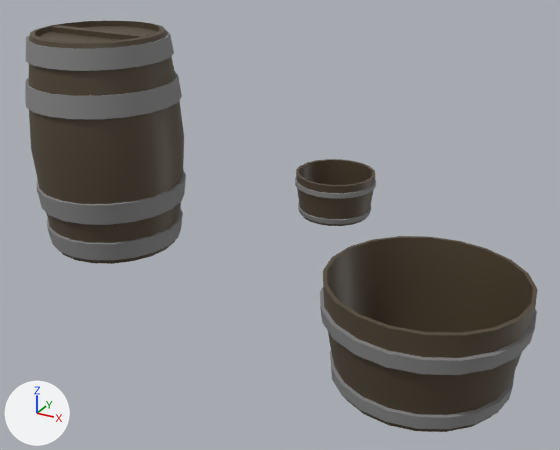
A saved change to the FBX model VR Project/FBX Files/Barrels.fbx.
Before and after are seen from a 50 mm lens placed at (0.0528, -0.0892, 0.0531), pointed at (0.0035, 0.0005, 0.0083). The lights are fixed; the arrows at lower left show +X, +Y and +Z. Where no turn or scale is listed for an object, it has been applied to the vertices.
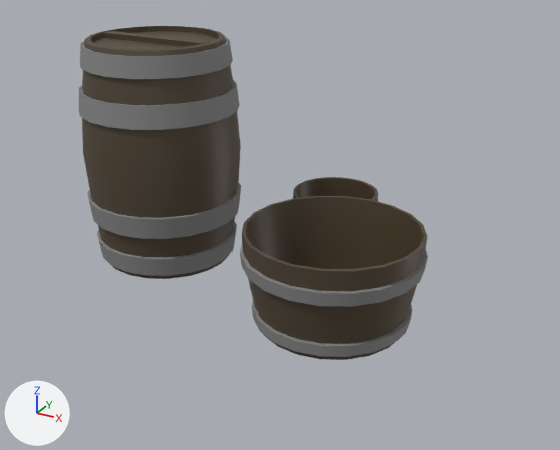
What differs and where, as boxes [x1, y1, x2, y2] in the pictures (560 x 450 px):
'polySurface5', moved: before [320, 236, 538, 432]; after [240, 196, 428, 360]
'polySurface2', moved: before [25, 21, 186, 264]; after [79, 26, 241, 279]
'pCube2', moved: before [295, 159, 376, 226]; after [293, 177, 379, 202]
'polySurface3', moved: before [38, 25, 157, 42]; after [94, 31, 216, 49]

Edits to the bpy script that builds the scene:
```text
Change ob_polysurface5:
    ob_polysurface5.location: (0.0361, -0.0222, -0.0001) -> (0.0211, -0.0148, -0.0001)
Change ob_polysurface2:
    ob_polysurface2.location: (-0.0268, 0.0, 0.0) -> (-0.0163, 0.0, 0.0)
Change ob_pcube2:
    ob_pcube2.location: (0.0, 0.0268, 0.0036) -> (0.004, 0.0183, 0.0036)
Change ob_polysurface3:
    ob_polysurface3.location: (-0.0267, 0.0, 0.0327) -> (-0.0163, 0.0, 0.0327)
```
